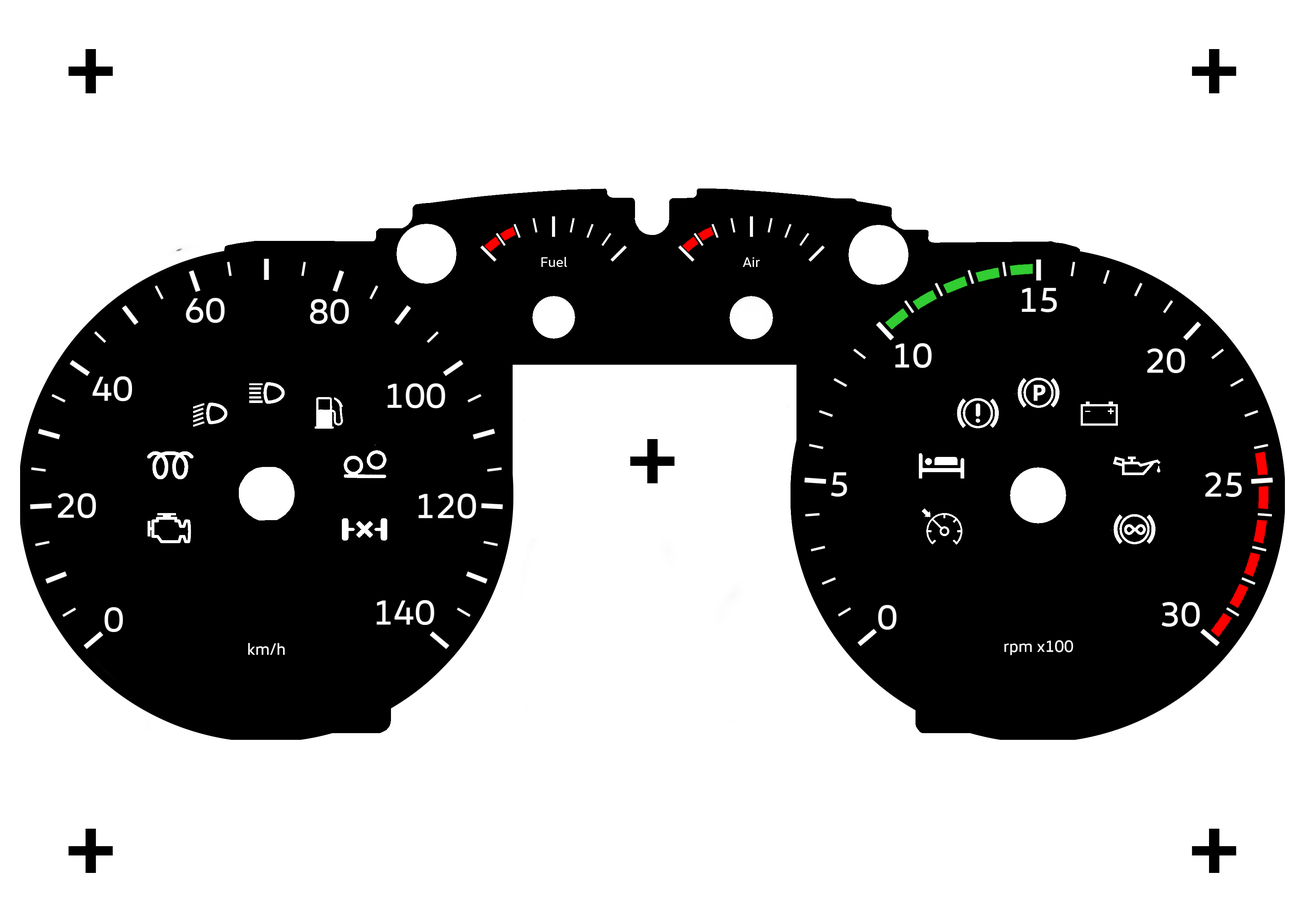
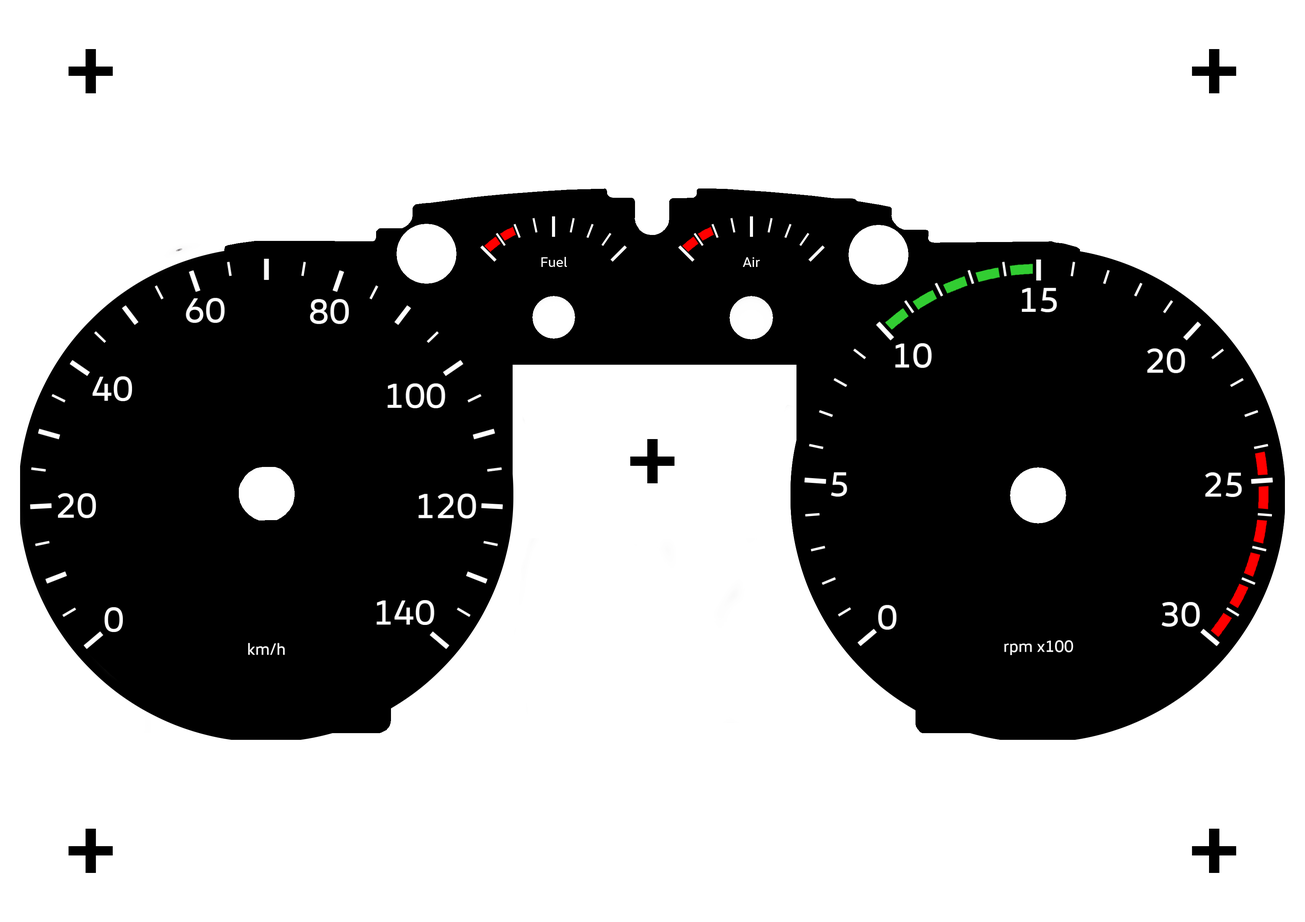
Layers edited between the first and the second 1305x922 image:
renamed "zegary" to "v4 with controls", hid it over (x1=146, y1=377, x2=1161, y2=545)
added layer "v4 without controls" above "cross" over (x1=146, y1=377, x2=1161, y2=545)
